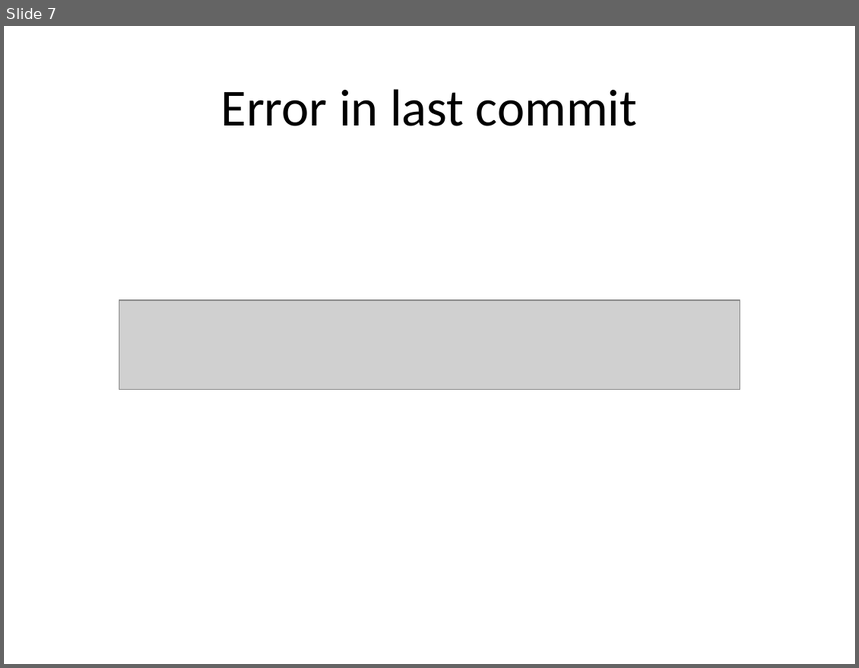
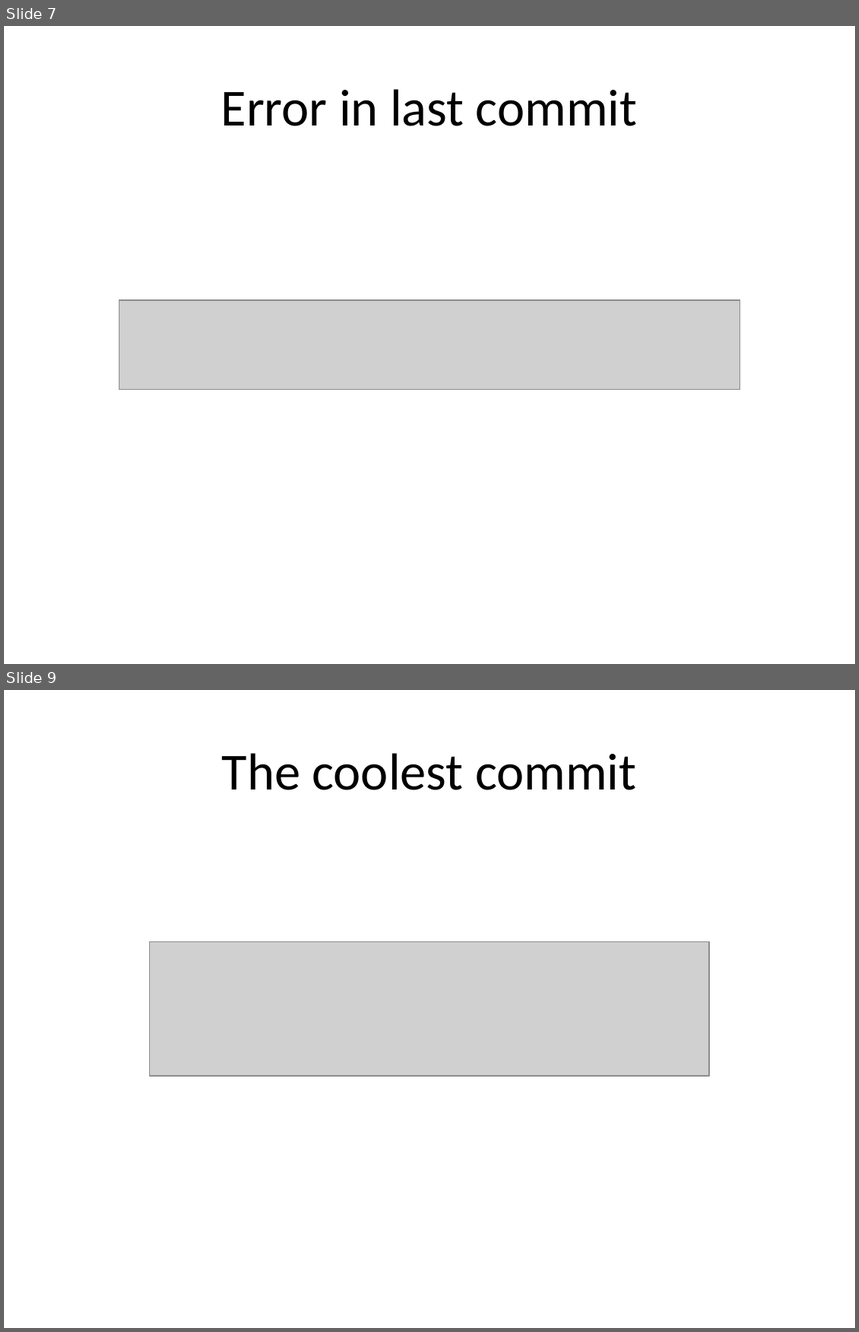
Before and after one commit to uncas/writings, a slide deck: GitRebase.pptx. Shown one above the other, each under a label of ours: slide 7 before the commit, slides 7 and 9 after it; the slides between them are not shown. The pictures are 859x668 and 859x1332 pixels, drawn with LibreOffice and Linux fonts; fonts in the diff are those of the drawing; grey boxes stand for pictures. Boxes give left, top, right and bottom in pixels: in the first picture for what was removed or moved away, otherwise in the second. Text is boxed around its words. In the diff, an @@ line names an element or a change of style, - is before the commit and + after.

```diff
--- a/GitRebase.pptx
+++ b/GitRebase.pptx
@@ slide 9 added at (4,690,855,1328), background #FFFFFF @@
@@ title added at (222,753,636,790), 44 pt, text #000000 @@
+The coolest commit
@@ picture added at (150,942,709,1075) @@
```
Also in this commit, not shown: 3 slides changed, 4 other slides added, 2 other files.
